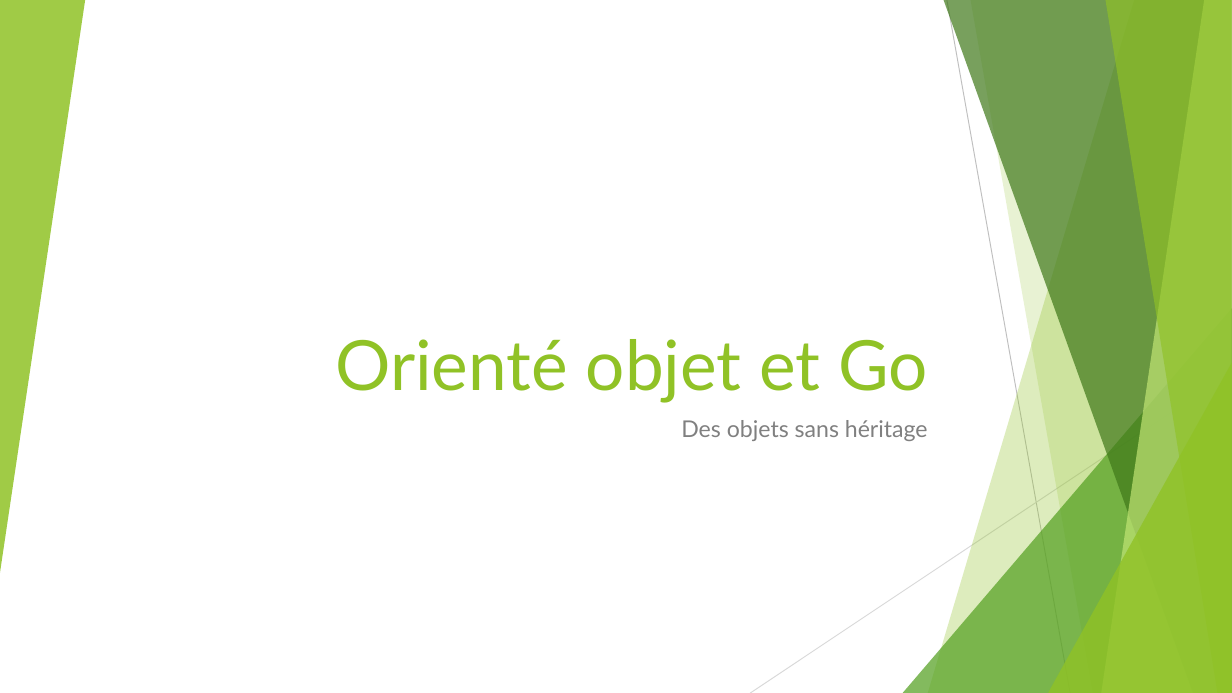
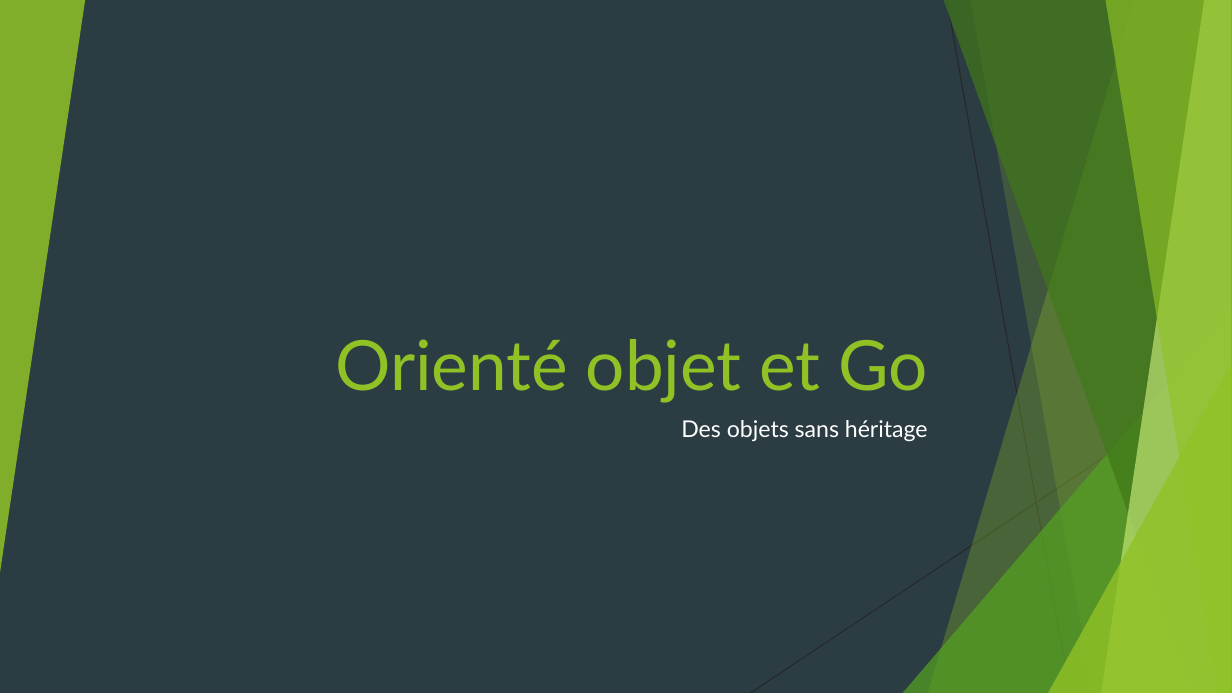
Before and after one commit to worming004/OOPAndGo, a slide deck: slide 1 of PPT/OOPAndGo.pptx. Drawn at 1232x693 pixels with LibreOffice and Linux fonts; fonts in the diff are those of the drawing. Boxes give left, top, right and bottom in pixels: in the first picture for what was removed or moved away, otherwise in the second. Text is boxed around its words. In the diff, an @@ line names an element or a change of style, - is before the commit and + after.

```diff
--- a/PPT/OOPAndGo.pptx
+++ b/PPT/OOPAndGo.pptx
@@ background #FFFFFF to #2C3C43 @@
@@ line (947, 0) - (1070, 693): stroke #BFBFBF 0.75 pt to #262626 0.75 pt @@
@@ line (1232, 372) - (750, 693): stroke #D9D9D9 0.75 pt to #262626 0.75 pt @@
@@ subtitle "Des objets sans héritage" at (x1=681, y1=420, x2=928, y2=442): text colour #808080 to #FFFFFF @@
```
Also in this commit, not shown: 17 other slides changed.
